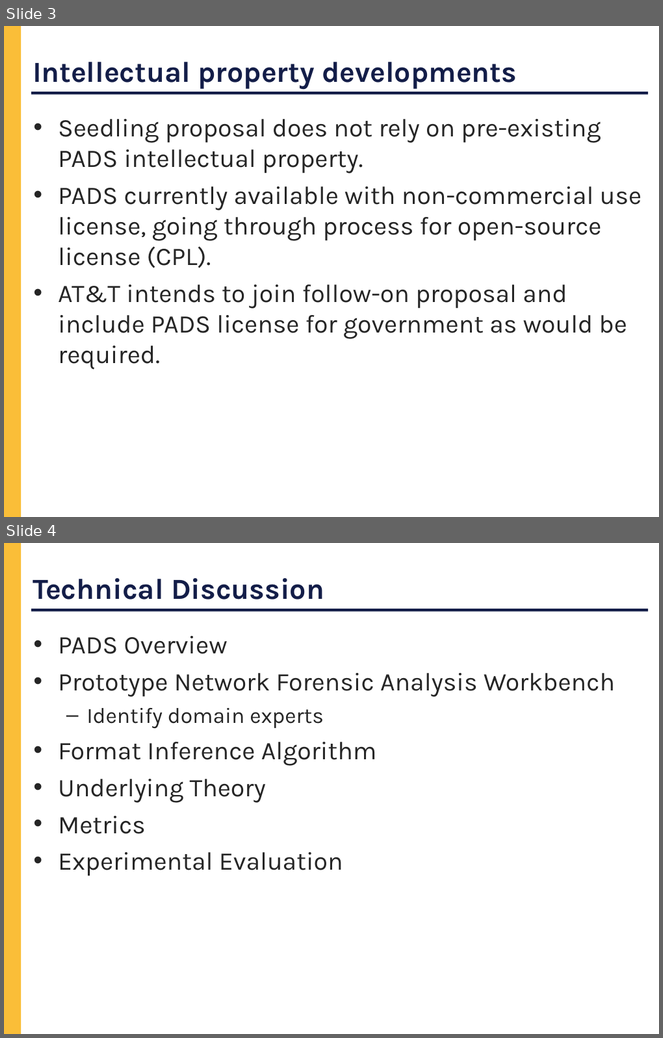
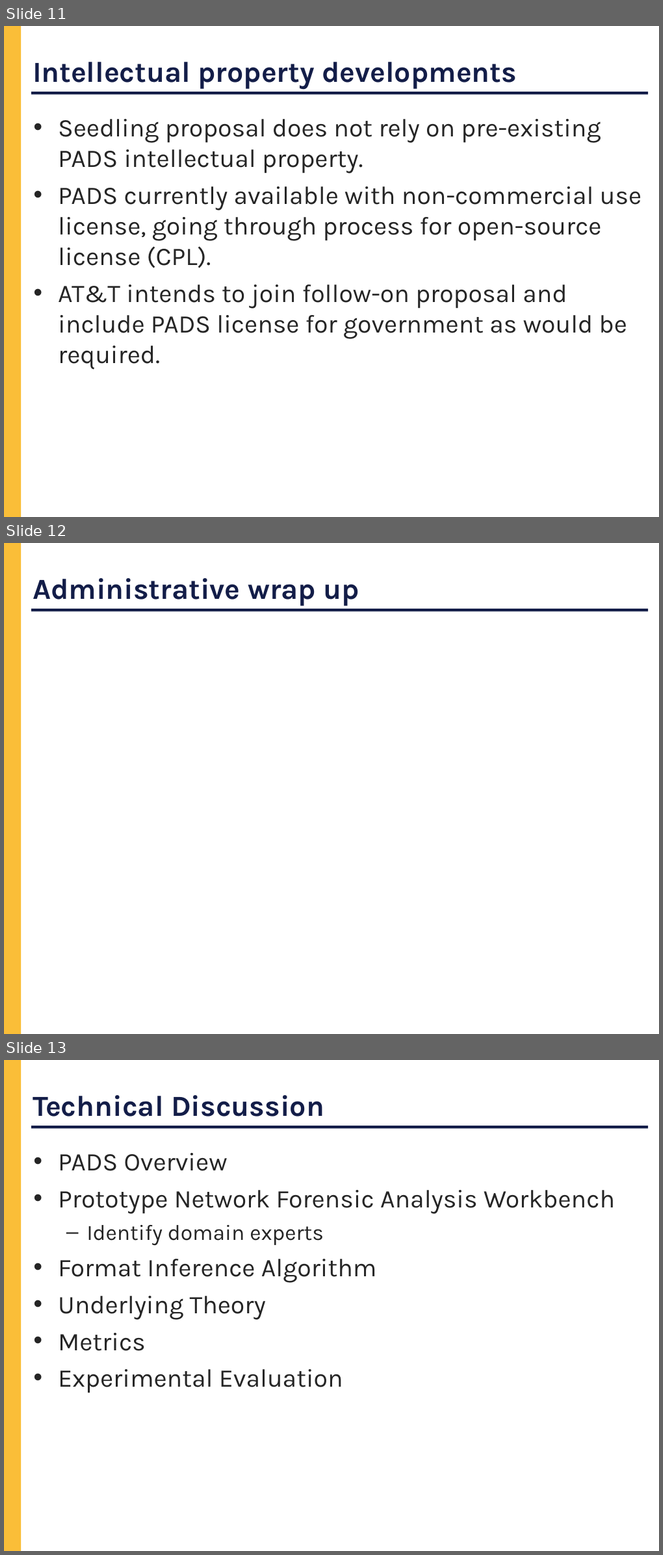
Before and after one commit to cornell-pl/forest, a slide deck: pads/Notes/DARPA/Kickoff.ppt. Shown one above the other, each under a label of ours: slides 3 and 4 before the commit, slides 11, 12 and 13 after it. The pictures are 663x1038 and 663x1555 pixels, drawn with LibreOffice and Linux fonts; fonts in the diff are those of the drawing. Boxes give left, top, right and bottom in pixels: in the first picture for what was removed or moved away, otherwise in the second. Text is boxed around its words. In the diff, an @@ line names an element or a change of style, - is before the commit and + after.

Commit message:
David's administrative slides added.

```diff
--- a/pads/Notes/DARPA/Kickoff.ppt
+++ b/pads/Notes/DARPA/Kickoff.ppt
@@ slide 12 added at (x1=4, y1=543, x2=659, y2=1034), background #FFFFFF; not listed: 2 template elements that a slide beside it also shows @@
@@ title added at (x1=33, y1=578, x2=359, y2=606), 32 pt, text #131D48, bold @@
+Administrative wrap up
@@ what was slide 3 is now slide 11 @@
@@ what was slide 4 is now slide 13 @@
```
Also in this commit, not shown: 9 other slides added, 1 slide removed.
